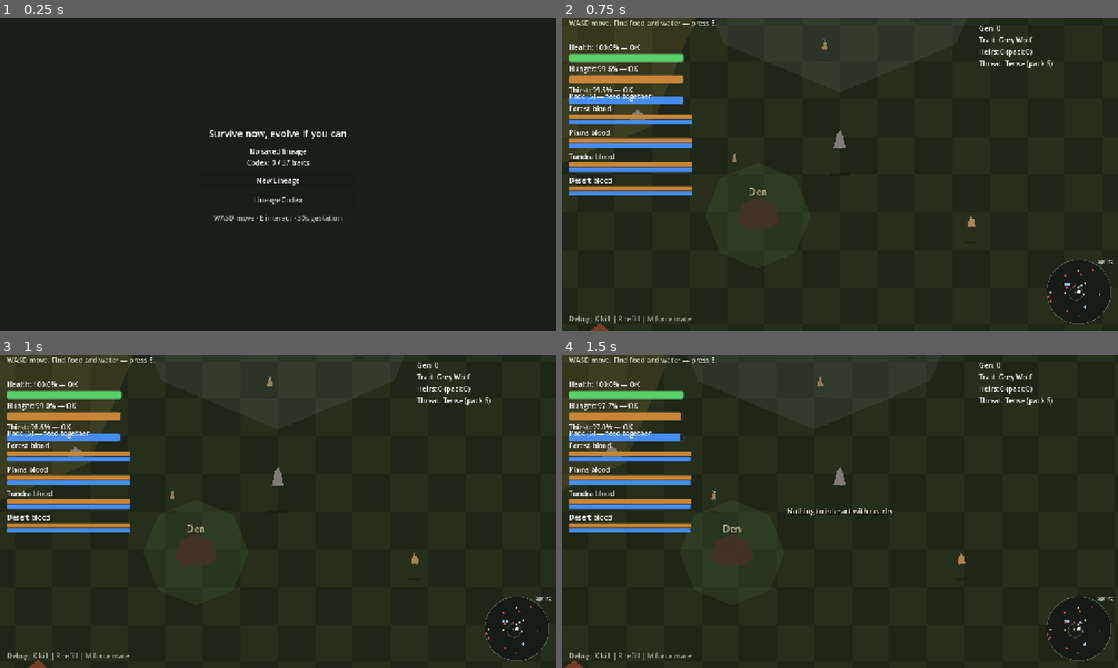
Above: before the commit, frames 1-4 (two rows, left to right).
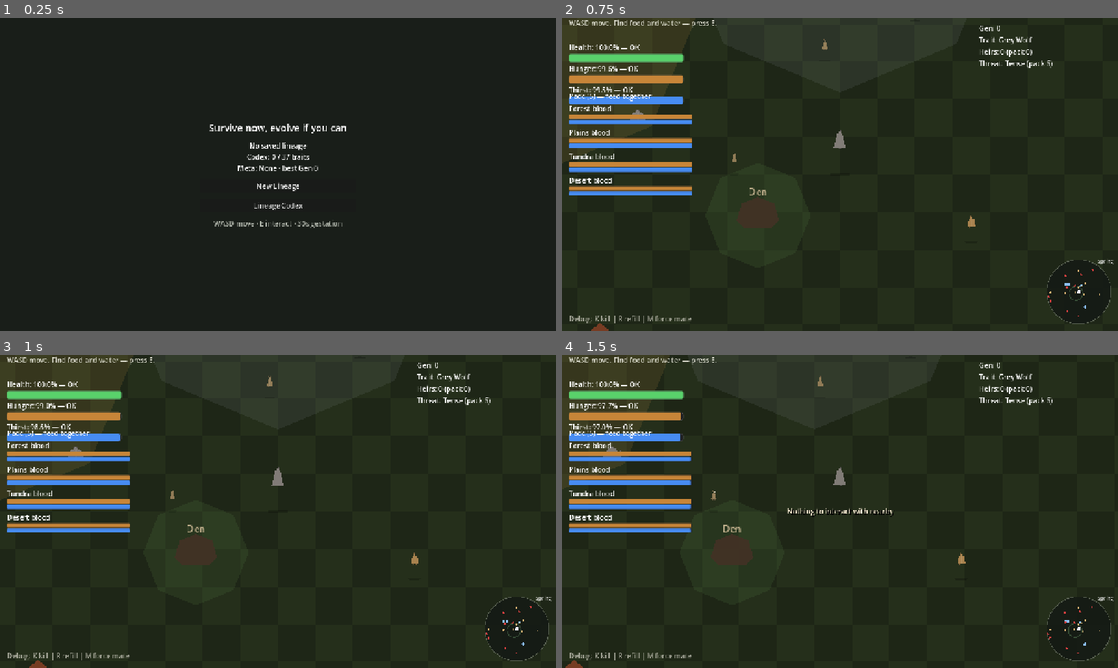
Above: after the commit, the same moments.

Repository: pettersonoaa/survive-evolve
Game: Godot game, scene res://scenes/ui/main_menu.tscn
The game is run twice, just before and just after one commit, with the same random seed, the same clock (stepped at 60 frames per second) and the same inputs.
Inputs:
- Up to frame 1 (0.25 s): no input
- Up to frame 2 (0.75 s): click "New Lineage" at 0.5 s
- Up to frame 3 (1 s): no input
- Up to frame 4 (1.5 s): tap E (interact) at 1.25 s; hold D (move_right) from 1.28 s (still down); hold E (interact) from 1.28 s (still down)

The runs differ from the first frame. In frame 1, 1.7% of the frame differs, in the area x 37-63%, y 33-68%; in frame 2, nothing differs; in frame 3, nothing differs; in frame 4, nothing differs.

Commit message:
Add Phase 5 meta expansion: LineageMeta, milestones, and codex v2 (STEP-43-46).
Persist run statistics across New Lineage, show meta summaries on end screens, grant tier-based starting bonuses, and group the codex by evolution branch with hidden traits.

Co-authored-by: Cursor <cursoragent@cursor.com>

Diff:
--- a/project.godot
+++ b/project.godot
@@ -27,6 +27,7 @@
 EvolutionRegistry="*res://scripts/autoload/evolution_registry.gd"
 LineageSave="*res://scripts/autoload/lineage_save.gd"
 LineageCodex="*res://scripts/autoload/lineage_codex.gd"
+LineageMeta="*res://scripts/autoload/lineage_meta.gd"
 
 [display]
 
--- a/scenes/ui/game_over_screen.tscn
+++ b/scenes/ui/game_over_screen.tscn
@@ -25,10 +25,10 @@
 anchor_top = 0.5
 anchor_right = 0.5
 anchor_bottom = 0.5
-offset_left = -220.0
-offset_top = -80.0
-offset_right = 220.0
-offset_bottom = 80.0
+	offset_left = -240.0
+	offset_top = -110.0
+	offset_right = 240.0
+	offset_bottom = 110.0
 grow_horizontal = 2
 grow_vertical = 2
 
@@ -43,6 +43,13 @@
 autowrap_mode = 3
 text = "Reason"
 
+[node name="Meta" type="Label" parent="Panel"]
+layout_mode = 2
+theme_override_font_sizes/font_size = 11
+horizontal_alignment = 1
+autowrap_mode = 3
+text = "Meta"
+
 [node name="RestartButton" type="Button" parent="Panel"]
 layout_mode = 2
 text = "Restart Run"
--- a/scripts/autoload/lineage_codex.gd
+++ b/scripts/autoload/lineage_codex.gd
@@ -44,6 +44,68 @@
 	return entries
 
 
+const BRANCH_ROOTS := {
+	"keen_nose": "Senses",
+	"long_legs": "Mobility",
+	"thick_hide": "Physique",
+	"lean_body": "Metabolism",
+	"pack_call": "Pack",
+}
+
+const BRANCH_ORDER := ["Senses", "Mobility", "Physique", "Metabolism", "Pack", "Other"]
+
+
+func get_codex_sections() -> Array[Dictionary]:
+	var tree := EvolutionRegistry.get_evolution_tree("wolf")
+	if tree == null:
+		return []
+	var buckets: Dictionary = {}
+	for branch in BRANCH_ORDER:
+		buckets[branch] = []
+
+	for node_id in tree.nodes:
+		var node: EvolutionNode = tree.nodes[node_id]
+		if node_id == "wolf_base":
+			continue
+		var branch := _branch_for_node(tree, node_id)
+		if not buckets.has(branch):
+			buckets[branch] = []
+		buckets[branch].append({
+			"id": node_id,
+			"name": node.display_name,
+			"discovered": node_id in discovered_node_ids,
+			"apex": node.is_apex,
+		})
+
+	var sections: Array[Dictionary] = []
+	for branch in BRANCH_ORDER:
+		if not buckets.has(branch) or buckets[branch].is_empty():
+			continue
+		var entries: Array = buckets[branch]
+		entries.sort_custom(func(a, b): return a["name"] < b["name"])
+		sections.append({"branch": branch, "entries": entries})
+	return sections
+
+
+func _branch_for_node(tree: EvolutionTree, node_id: String) -> String:
+	var current := node_id
+	var guard := 0
+	while current != "wolf_base" and current != "" and guard < 12:
+		if BRANCH_ROOTS.has(current):
+			return BRANCH_ROOTS[current]
+		current = _parent_of(tree, current)
+		guard += 1
+	return "Other"
+
+
+func _parent_of(tree: EvolutionTree, node_id: String) -> String:
+	for parent_id in tree.nodes:
+		var parent: EvolutionNode = tree.nodes[parent_id]
+		if node_id in parent.child_ids:
+			return parent_id
+	return ""
+
+
 func _on_evolution_applied(_parent: Node, node_id: String, _display_name: String) -> void:
 	record_node(node_id)
 
--- /dev/null
+++ b/scripts/autoload/lineage_meta.gd
@@ -0,0 +1,114 @@
+extends Node
+
+const META_PATH := "user://lineage_meta.json"
+
+const MILESTONE_NAMES := ["None", "Scout", "Hunter", "Alpha"]
+
+var runs_started: int = 0
+var runs_failed: int = 0
+var runs_completed: int = 0
+var best_generation: int = 0
+
+
+func _ready() -> void:
+	_load()
+	EventBus.game_over.connect(_on_game_over)
+	EventBus.lineage_complete.connect(_on_lineage_complete)
+
+
+func record_run_started() -> void:
+	runs_started += 1
+	_save()
+
+
+func record_failure(generation: int) -> void:
+	runs_failed += 1
+	best_generation = maxi(best_generation, generation)
+	_save()
+
+
+func record_victory(generation: int) -> void:
+	runs_completed += 1
+	best_generation = maxi(best_generation, generation)
+	_save()
+
+
+func get_milestone_tier() -> int:
+	var discovered := LineageCodex.get_discovered_count()
+	if discovered >= 20:
+		return 3
+	if discovered >= 12:
+		return 2
+	if discovered >= 5:
+		return 1
+	return 0
+
+
+func get_milestone_name() -> String:
+	return MILESTONE_NAMES[get_milestone_tier()]
+
+
+func get_needs_decay_mult() -> float:
+	match get_milestone_tier():
+		3:
+			return 0.94
+		2:
+			return 0.97
+		1:
+			return 0.98
+		_:
+			return 1.0
+
+
+func get_starting_refill() -> float:
+	match get_milestone_tier():
+		3:
+			return 18.0
+		2:
+			return 10.0
+		1:
+			return 5.0
+		_:
+			return 0.0
+
+
+func get_summary_lines() -> PackedStringArray:
+	var lines: PackedStringArray = []
+	lines.append("Runs: %d started · %d failed · %d apex wins" % [runs_started, runs_failed, runs_completed])
+	lines.append("Best generation: %d" % best_generation)
+	lines.append("Meta tier: %s (%d traits)" % [get_milestone_name(), LineageCodex.get_discovered_count()])
+	return lines
+
+
+func _on_game_over(_reason: String) -> void:
+	record_failure(GameState.lineage.generation)
+
+
+func _on_lineage_complete(generation: int, _apex_name: String) -> void:
+	record_victory(generation)
+
+
+func _load() -> void:
+	if not FileAccess.file_exists(META_PATH):
+		return
+	var file := FileAccess.open(META_PATH, FileAccess.READ)
+	if file == null:
+		return
+	var parsed = JSON.parse_string(file.get_as_text())
+	if parsed is Dictionary:
+		runs_started = int(parsed.get("runs_started", 0))
+		runs_failed = int(parsed.get("runs_failed", 0))
+		runs_completed = int(parsed.get("runs_completed", 0))
+		best_generation = int(parsed.get("best_generation", 0))
+
+
+func _save() -> void:
+	var file := FileAccess.open(META_PATH, FileAccess.WRITE)
+	if file == null:
+		return
+	file.store_string(JSON.stringify({
+		"runs_started": runs_started,
+		"runs_failed": runs_failed,
+		"runs_completed": runs_completed,
+		"best_generation": best_generation,
+	}, "\t"))
--- a/scripts/components/needs_component.gd
+++ b/scripts/components/needs_component.gd
@@ -28,6 +28,7 @@
 	if wolf != null:
 		if wolf.get("is_player_controlled"):
 			decay_scale *= GameConstants.PLAYER_NEEDS_DECAY_MULT
+			decay_scale *= LineageMeta.get_needs_decay_mult()
 			var pack_size := GameState.get_pack_size()
 			decay_scale *= 1.0 + float(maxi(pack_size - 1, 0)) * GameConstants.PACK_SIZE_DECAY_SCALE
 			decay_scale *= 1.0 + float(GameState.lineage.generation) * GameConstants.GENERATION_NEEDS_SCALE
--- a/scripts/ui/codex_panel.gd
+++ b/scripts/ui/codex_panel.gd
@@ -17,10 +17,20 @@
 func refresh() -> void:
 	var discovered := LineageCodex.get_discovered_count()
 	var total := LineageCodex.get_total_count()
-	_summary.text = "Traits discovered: %d / %d" % [discovered, total]
+	_summary.text = "Traits: %d / %d · Meta tier: %s" % [
+		discovered, total, LineageMeta.get_milestone_name(),
+	]
 	var lines: PackedStringArray = []
-	for entry in LineageCodex.get_display_entries():
-		lines.append("• %s" % entry["name"])
+	for section in LineageCodex.get_codex_sections():
+		lines.append("[b]%s[/b]" % section["branch"])
+		for entry in section["entries"]:
+			var label: String = entry["name"]
+			if not entry["discovered"]:
+				label = "???"
+			if entry.get("apex", false) and entry["discovered"]:
+				label += " (apex)"
+			lines.append("  • %s" % label)
+		lines.append("")
 	if lines.is_empty():
 		_list.text = "No traits recorded yet.\nMate and evolve across runs to fill the codex."
 	else:
--- a/scripts/ui/game_over_screen.gd
+++ b/scripts/ui/game_over_screen.gd
@@ -2,6 +2,7 @@
 
 @onready var _title: Label = $Panel/Title
 @onready var _reason: Label = $Panel/Reason
+@onready var _meta: Label = $Panel/Meta
 @onready var _restart: Button = $Panel/RestartButton
 
 var _mode := ""
@@ -25,6 +26,7 @@
 			]
 		_:
 			_reason.text = "%s\nTraits seen: %s" % [reason, traits]
+	_meta.text = "\n".join(LineageMeta.get_summary_lines())
 
 
 func show_lineage_complete(apex_name: String) -> void:
@@ -35,6 +37,7 @@
 	_reason.text = "Apex: %s\nGeneration: %d\nTraits seen: %s" % [
 		apex_name, GameState.lineage.generation, traits
 	]
+	_meta.text = "\n".join(LineageMeta.get_summary_lines())
 
 
 func _on_restart_pressed() -> void:
--- a/scripts/ui/main_menu.gd
+++ b/scripts/ui/main_menu.gd
@@ -22,10 +22,14 @@
 		LineageCodex.get_discovered_count(),
 		LineageCodex.get_total_count(),
 	]
+	var meta_line := "Meta: %s · best Gen %d" % [
+		LineageMeta.get_milestone_name(),
+		LineageMeta.best_generation,
+	]
 	if LineageSave.has_save():
-		_subtitle.text = "Generation %d saved\n%s" % [_peek_generation(), codex_line]
+		_subtitle.text = "Generation %d saved\n%s\n%s" % [_peek_generation(), codex_line, meta_line]
 	else:
-		_subtitle.text = "No saved lineage\n%s" % codex_line
+		_subtitle.text = "No saved lineage\n%s\n%s" % [codex_line, meta_line]
 
 
 func _on_codex_pressed() -> void:
--- a/scripts/world_25d.gd
+++ b/scripts/world_25d.gd
@@ -16,9 +16,25 @@
 
 
 func _setup_new_run() -> void:
+	LineageMeta.record_run_started()
 	_bind_player_wolf()
 	_WorldGenerator.scatter(self, GameState.run_seed)
 	call_deferred("_apply_world_scaling")
+	call_deferred("_apply_meta_bonuses")
+
+
+func _apply_meta_bonuses() -> void:
+	var wolf := GameState.player_wolf
+	if wolf == null or not wolf.has_node("NeedsComponent"):
+		return
+	var needs: NeedsComponent = wolf.get_node("NeedsComponent")
+	var bonus := LineageMeta.get_starting_refill()
+	if bonus > 0.0:
+		needs.eat(bonus)
+		needs.drink(bonus)
+		EventBus.ui_toast.emit("Lineage memory: +%.0f needs (tier %s)" % [
+			bonus, LineageMeta.get_milestone_name()
+		], 2.8)
 
 
 func _load_saved_run() -> void:
Not shown, changed: README.md
Not shown, changed: docs/GAME_CONCEPT.md
Not shown, changed: docs/PROTOTYPE_PLAN.md
Not shown, changed: docs/PROTOTYPE_STATUS.md
